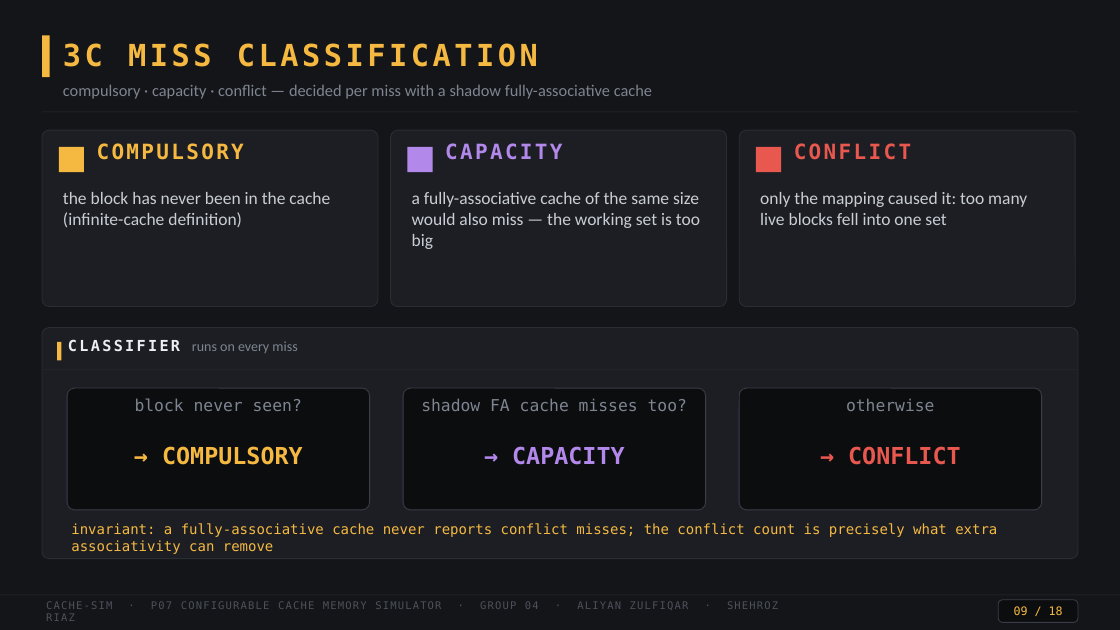
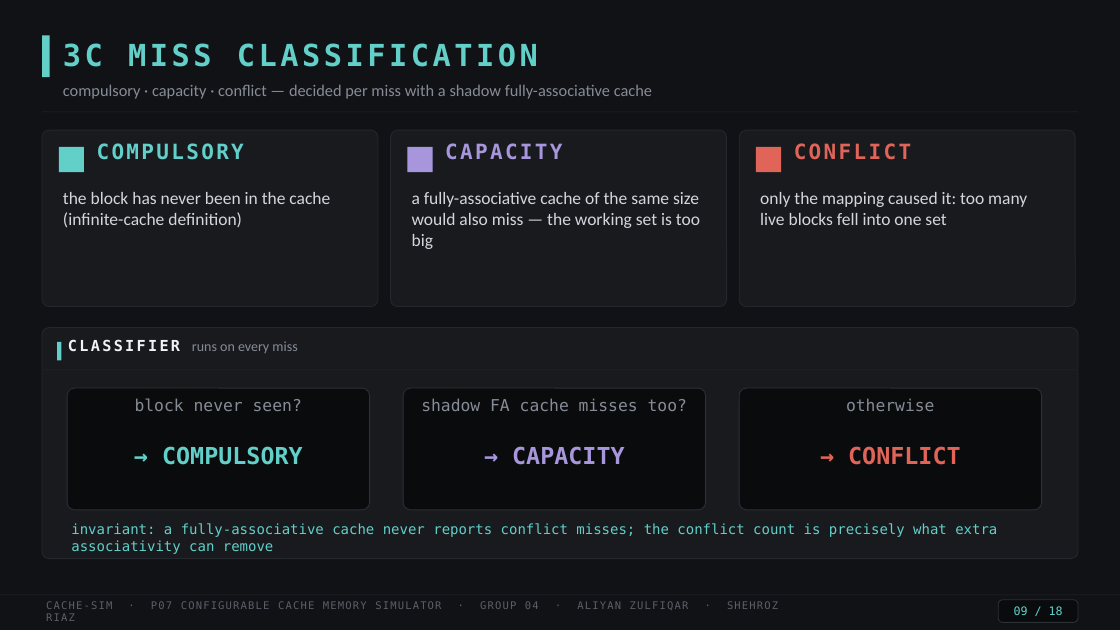
Before and after one commit to zorhehs/coa-lab-group4, a slide deck: slide 9 of docs/slides.pptx. Drawn at 1120x630 pixels with LibreOffice and Linux fonts; fonts in the diff are those of the drawing. Boxes give left, top, right and bottom in pixels: in the first picture for what was removed or moved away, otherwise in the second. Text is boxed around its words. In the diff, an @@ line names an element or a change of style, - is before the commit and + after.

```diff
--- a/docs/slides.pptx
+++ b/docs/slides.pptx
@@ background #141518 to #111216 @@
@@ rectangle at (408,147,433,172): fill #B388EB to #A796DB @@
@@ text "CAPACITY" at (445,143,562,160): text colour #B388EB to #A796DB @@
@@ fill #1C1E23 to #181A1E; outline #2A2D34 0.75 pt to #24272D 0.75 pt in 3 elements at (42,130,378,307), (391,130,727,307), (42,328,1078,559) @@
@@ fill #F5B942 to #62CFC9 in 3 elements at (42,35,50,77), (59,147,84,172), (57,342,61,360) @@
@@ text "CLASSIFIER runs on every miss" at (192,341,297,353): text colour #ECEEF2 to #F1F2F4 in "CLASSIFIER"; text colour #7E8591 to #868C97 in "runs on every miss" @@
@@ fill #0C0D0F to #0A0B0D; outline #3A3E48 0.75 pt to #2C3037 0.75 pt in 4 elements at (998,600,1078,623), (67,388,370,510), (403,388,706,510), (739,388,1042,510) @@
@@ text colour #7E8591 to #868C97 in 3 elements at (135,398,302,411), (421,398,687,411), (846,398,935,411) @@
@@ text "→ CAPACITY" at (512,446,625,465): text colour #B388EB to #A796DB @@
@@ text "→ CONFLICT" at (848,446,961,465): text colour #E8584F to #E06558 @@
@@ text colour #F5B942 to #62CFC9 in 5 elements at (63,43,538,67), (1014,606,1063,615), (97,143,244,160), (162,446,303,465), (71,523,997,554) @@
```
Also in this commit, not shown: 17 other slides changed, 12 other files.
